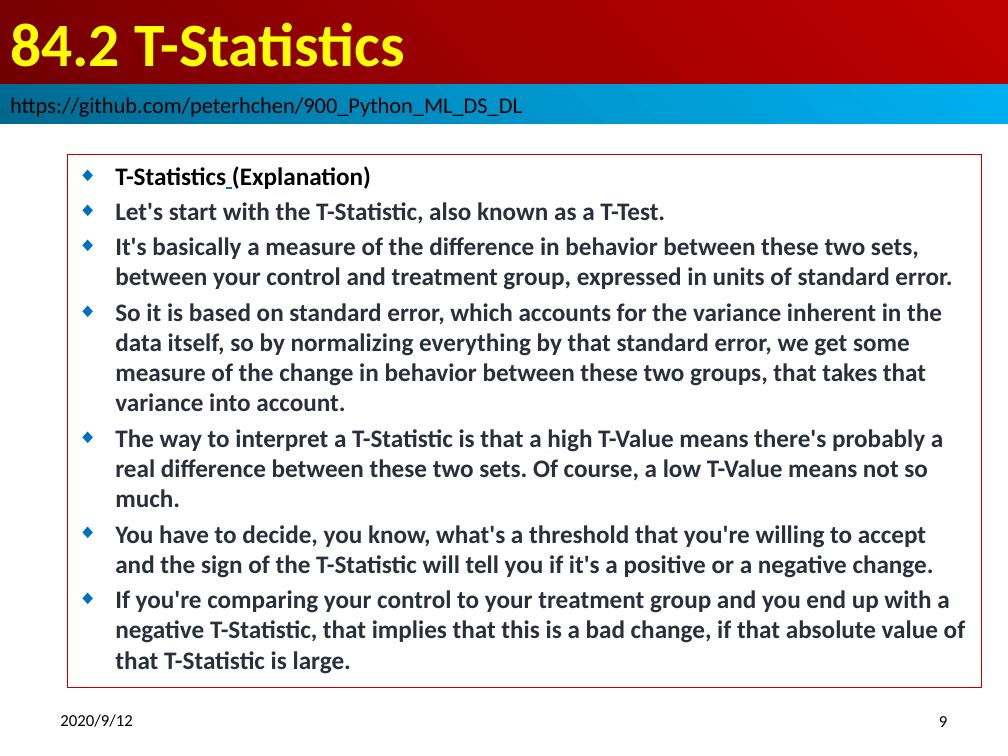
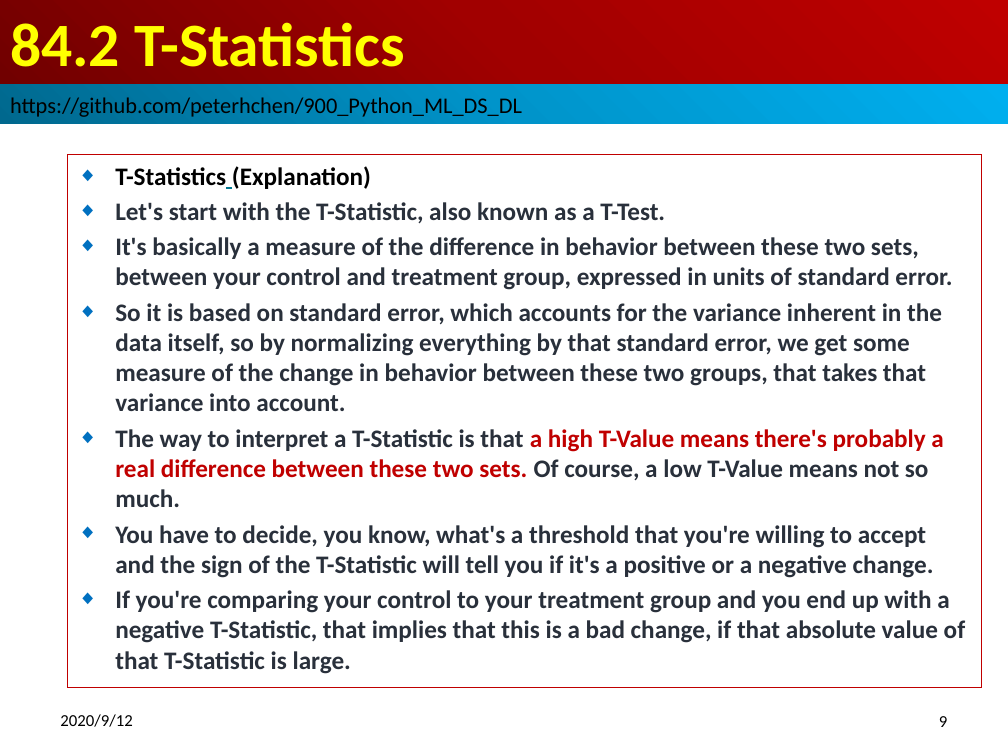
Before and after one commit to peterhchen/900_Python_ML_DS_DL, a slide deck: slide 9 of 084_TTestPValue.pptx. Drawn at 1008x756 pixels with LibreOffice and Linux fonts; fonts in the diff are those of the drawing. Boxes give left, top, right and bottom in pixels: in the first picture for what was removed or moved away, otherwise in the second. Text is boxed around its words. In the diff, an @@ line names an element or a change of style, - is before the commit and + after.

```diff
--- a/084_TTestPValue.pptx
+++ b/084_TTestPValue.pptx
@@ subtitle at <box>115,429,943,507</box>: text colour #29303B to #C00000 in "a high T-Value means there's probably a ..." @@
```
Also in this commit, not shown: 3 other slides changed, 2 slides added, 7 other files.
